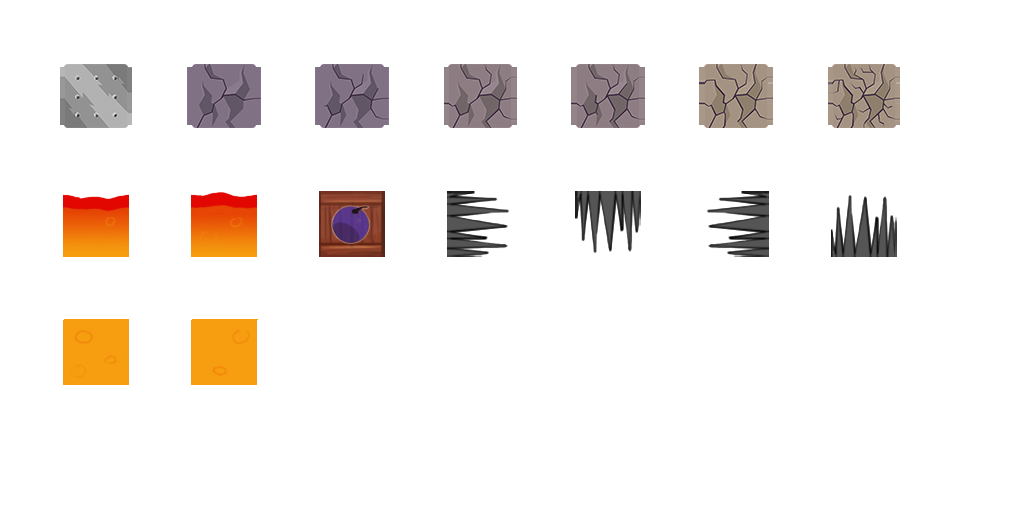
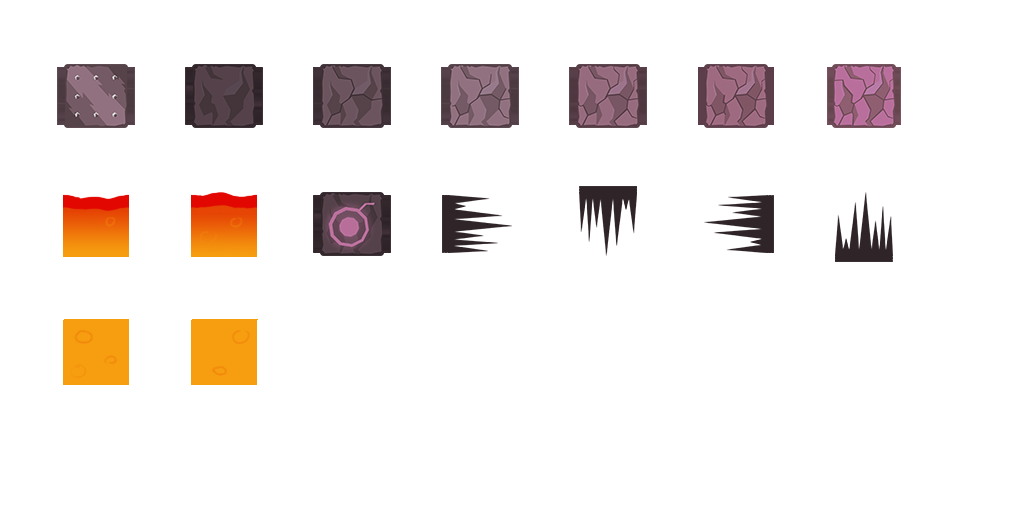
Revision of a layered w=1024, h=512 image; what changed, layer by layer:
added layer "Ebene 10 Kopie" above "stein_bombe" over [left=313, top=195, right=391, bottom=253]
added layer "stein_bombe" above "Ebene 17 Kopie" over [left=320, top=192, right=384, bottom=256]
renamed "Ebene 19" to "Ebene 12 Kopie", moved it above "stein_kaputtbar6", painted on it over [left=827, top=67, right=901, bottom=125]
moved "stein_kaputtbar6" above "Ebene 13 Kopie", painted on it over [left=832, top=64, right=896, bottom=128]
added layer "Ebene 13 Kopie" above "stein_kaputtbar5" over [left=698, top=67, right=774, bottom=125]
moved "stein_kaputtbar5" above "Ebene 7 Kopie", painted on it over [left=704, top=64, right=768, bottom=128]
added layer "Ebene 7 Kopie" above "stein_kaputtbar4" over [left=569, top=67, right=647, bottom=125]
moved "stein_kaputtbar4" above "Ebene 15", painted on it over [left=576, top=64, right=640, bottom=128]
moved "Ebene 15" above "stein_kaputtbar3", painted on it over [left=441, top=67, right=773, bottom=125]
moved "stein_kaputtbar3" above "Ebene 13", painted on it over [left=448, top=64, right=512, bottom=128]
renamed "Ebene 1" to "Ebene 13", painted on it over [left=313, top=67, right=391, bottom=125]
painted on "stein_kaputtbar2" over [left=320, top=64, right=384, bottom=128]
removed layer "Ebene 5" over [left=444, top=67, right=517, bottom=125]
painted on "Ebene 10" over [left=185, top=67, right=645, bottom=125]
moved "stein_kaputtbar1" above "Ebene 15 Kopie", painted on it over [left=192, top=64, right=256, bottom=128]
renamed "Ebene 21" to "Ebene 15 Kopie", moved it above "stein_metall", painted on it over [left=57, top=67, right=135, bottom=125]
moved "stein_metall" above "Ebene 0", painted on it over [left=64, top=64, right=128, bottom=128]
removed layer "Ebene 1 Kopie 4" over [left=187, top=67, right=261, bottom=125]
painted on "Ebene 0" over [left=319, top=80, right=897, bottom=257]
…and 12 more changes (8 added, 4 removed)
